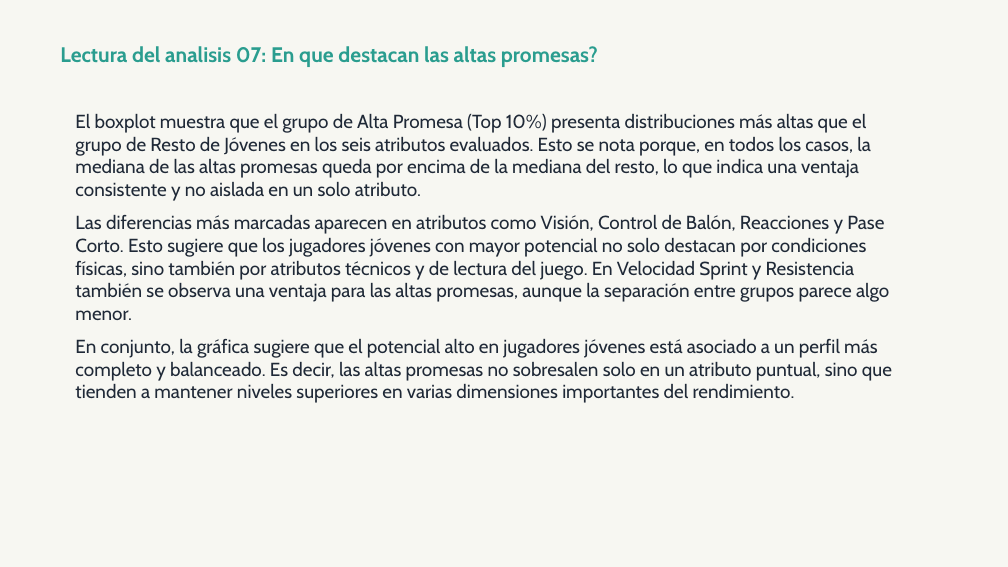
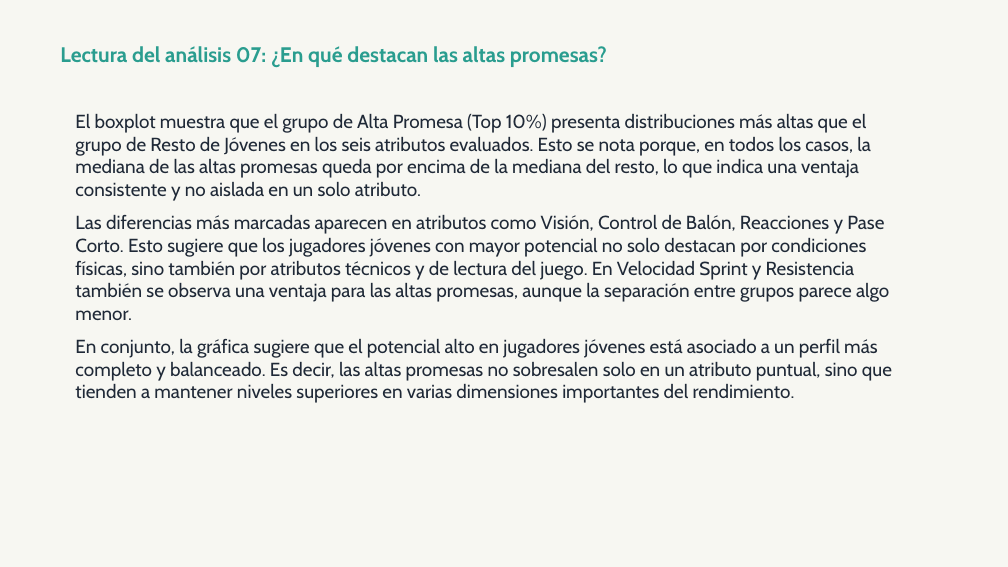
Before and after one commit to OssianV/Proyecto_analisis_soccer_europeo, a slide deck: slide 15 of OUTPUTS/presentacion_final.pptx. Drawn at 1008x567 pixels with LibreOffice and Linux fonts; fonts in the diff are those of the drawing. Boxes give left, top, right and bottom in pixels: in the first picture for what was removed or moved away, otherwise in the second. Text is boxed around its words. In the diff, an @@ line names an element or a change of style, - is before the commit and + after.

Commit message:
Minor changes y analisis correctos en la presentacion creada

```diff
--- a/OUTPUTS/presentacion_final.pptx
+++ b/OUTPUTS/presentacion_final.pptx
@@ text at (60, 46, 607, 68): text changed @@
-Lectura del analisis 07: En que destacan las altas promesas?
+Lectura del análisis 07: ¿En qué destacan las altas promesas?
```
Also in this commit, not shown: 19 other slides changed, 3 other files.
